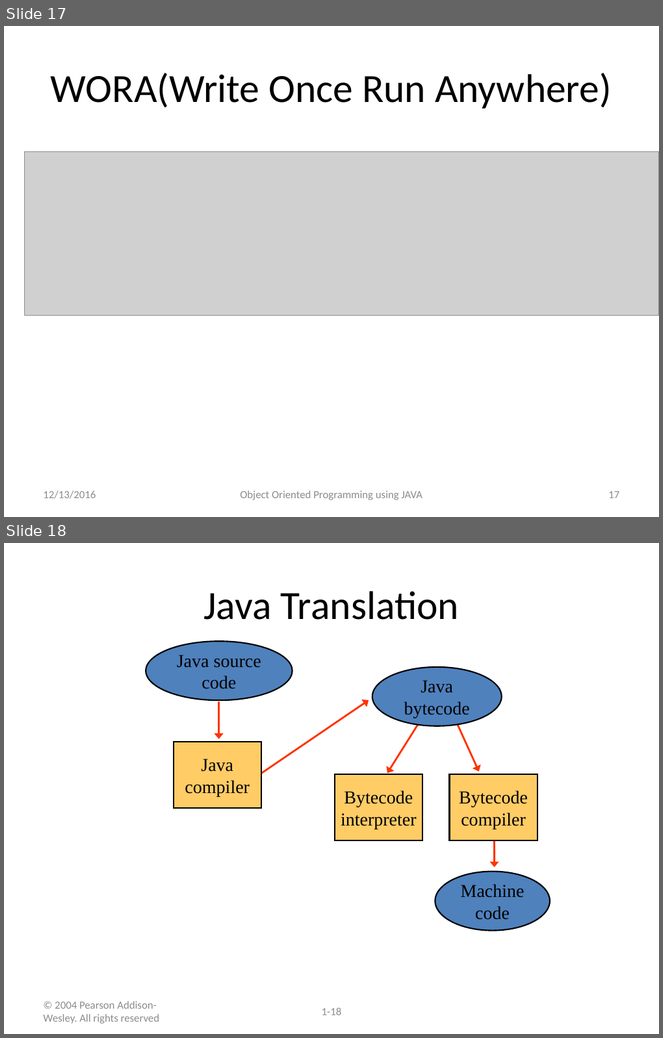
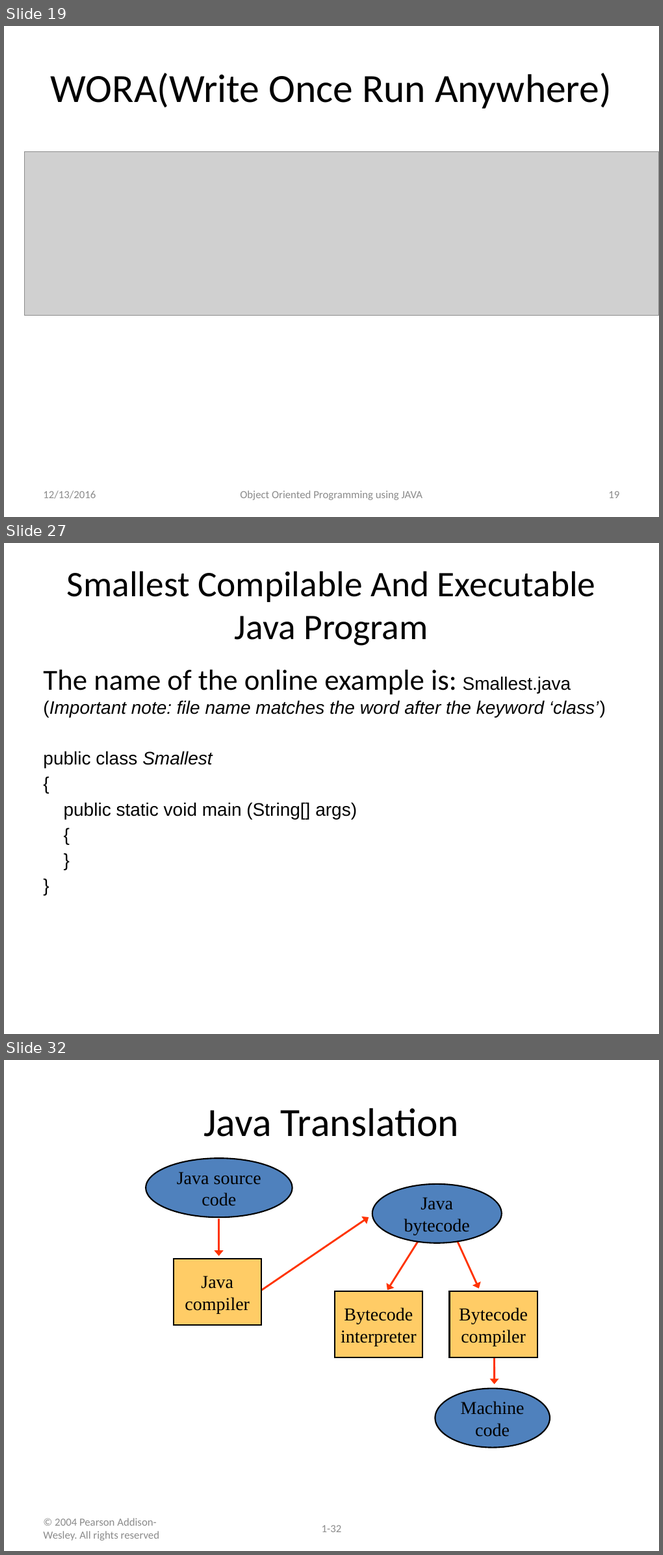
Before and after one commit to kchhipa4u/core-java-step-by-step, a slide deck: src/introduction/introductiontojava.pptx. Shown one above the other, each under a label of ours: slides 17 and 18 before the commit, slides 19, 27 and 32 after it; the slides between them are not shown. The pictures are 663x1038 and 663x1555 pixels, drawn with LibreOffice and Linux fonts; fonts in the diff are those of the drawing; grey boxes stand for pictures. Boxes give left, top, right and bottom in pixels: in the first picture for what was removed or moved away, otherwise in the second. Text is boxed around its words. In the diff, an @@ line names an element or a change of style, - is before the commit and + after.

```diff
--- a/src/introduction/introductiontojava.pptx
+++ b/src/introduction/introductiontojava.pptx
@@ slide 27 added at [4, 543, 659, 1034], background #FFFFFF @@
@@ title added at [67, 571, 596, 646], 39.6 pt, text #000000 @@
+Smallest Compilable And Executable Java Program
@@ text added at [43, 670, 606, 819], 20 pt, text #000000 @@
+The name of the online example is: Smallest.java (Important note: file name matches the word after the keyword ‘class’)
+public class Smallest
+{
+public static void main (String[] args)
+{
+}
+}
@@ what was slide 17 is now slide 19 @@
@@ page number at [608, 491, 620, 499]: text changed @@
-17
+19
@@ what was slide 18 is now slide 32 @@
@@ page number at [322, 1525, 342, 1533]: text changed @@
-1-18
+1-32
```
Also in this commit, not shown: 1 slide changed, 16 other slides added.
